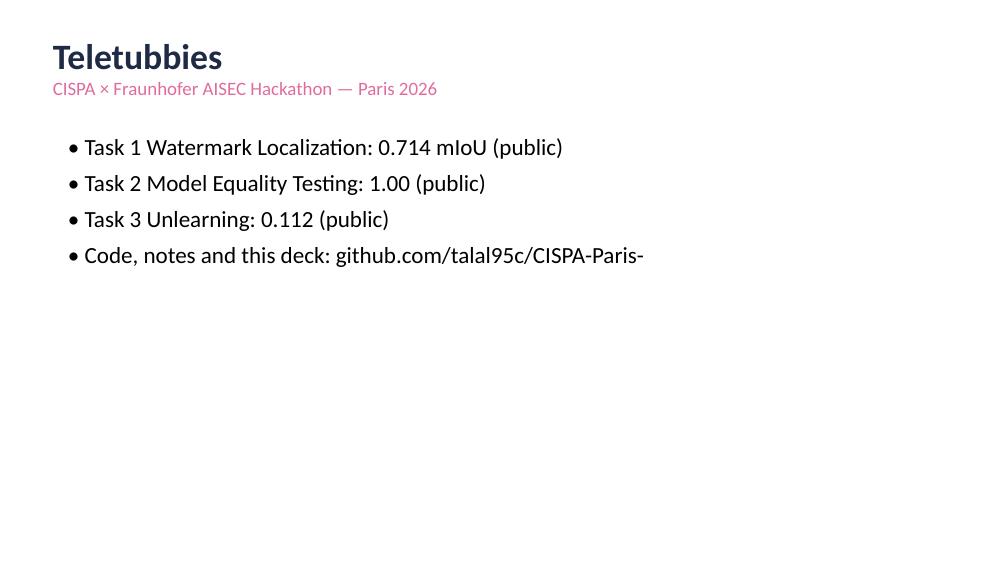
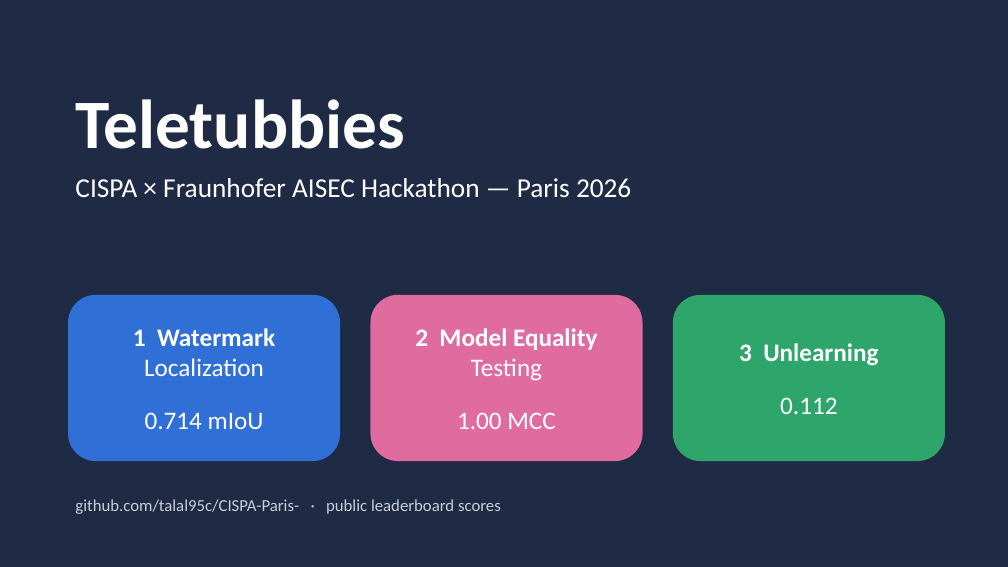
Before and after one commit to talal95c/CISPA-Paris-, a slide deck: slide 1 of slides/Teletubbies_CISPA_Paris_2026.pptx. Drawn at 1008x567 pixels with LibreOffice and Linux fonts; fonts in the diff are those of the drawing. Boxes give left, top, right and bottom in pixels: in the first picture for what was removed or moved away, otherwise in the second. Text is boxed around its words. In the diff, an @@ line names an element or a change of style, - is before the commit and + after.

```diff
--- a/slides/Teletubbies_CISPA_Paris_2026.pptx
+++ b/slides/Teletubbies_CISPA_Paris_2026.pptx
@@ rectangle added at bbox=[0, 0, 1008, 567], fill #1F2A44 @@
@@ text at bbox=[53, 44, 223, 70]: paragraph removed @@
-Teletubbies
@@ text added at bbox=[75, 99, 404, 149], 66 pt, text #FFFFFF, bold @@
+Teletubbies
@@ text removed at bbox=[85, 138, 644, 267] @@
-• Task 1 Watermark Localization: 0.714 mIoU (public)
-• Task 2 Model Equality Testing: 1.00 (public)
-• Task 3 Unlearning: 0.112 (public)
-• Code, notes and this deck: github.com/talal95c/CISPA-Paris-
@@ text "CISPA × Fraunhofer AISEC Hackathon ...": place and size @@
-text "CISPA × Fraunhofer AISEC Hackathon ..." at bbox=[53, 44, 437, 95]
+text "CISPA × Fraunhofer AISEC Hackathon ..." at bbox=[75, 178, 631, 197]
@@ text "CISPA × Fraunhofer AISEC Hackathon ..." at bbox=[75, 178, 631, 197]: size 18 to 26 pt, text colour #E06C9F to #FFFFFF @@
@@ rounded rectangle added at bbox=[68, 295, 340, 461], fill #2F6FD6, 24 pt, text #FFFFFF @@
+1 Watermark
+Localization
+0.714 mIoU
@@ rounded rectangle added at bbox=[371, 295, 643, 461], fill #E06C9F, 24 pt, text #FFFFFF, bold @@
+2 Model Equality
+Testing
+1.00 MCC
@@ rounded rectangle added at bbox=[673, 295, 945, 461], fill #2EA66B, 24 pt, text #FFFFFF, bold @@
+3 Unlearning
+0.112
@@ text added at bbox=[75, 499, 501, 514], 16 pt, text #C8CEDA @@
+github.com/talal95c/CISPA-Paris- · public leaderboard scores
```
Also in this commit, not shown: 15 slides added, 8 slides removed, 8 other files.
